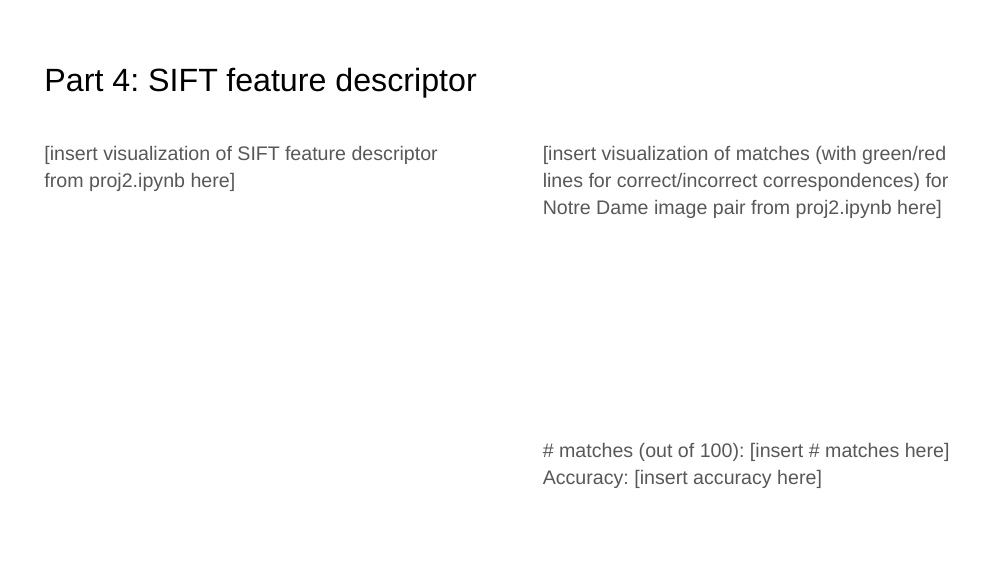
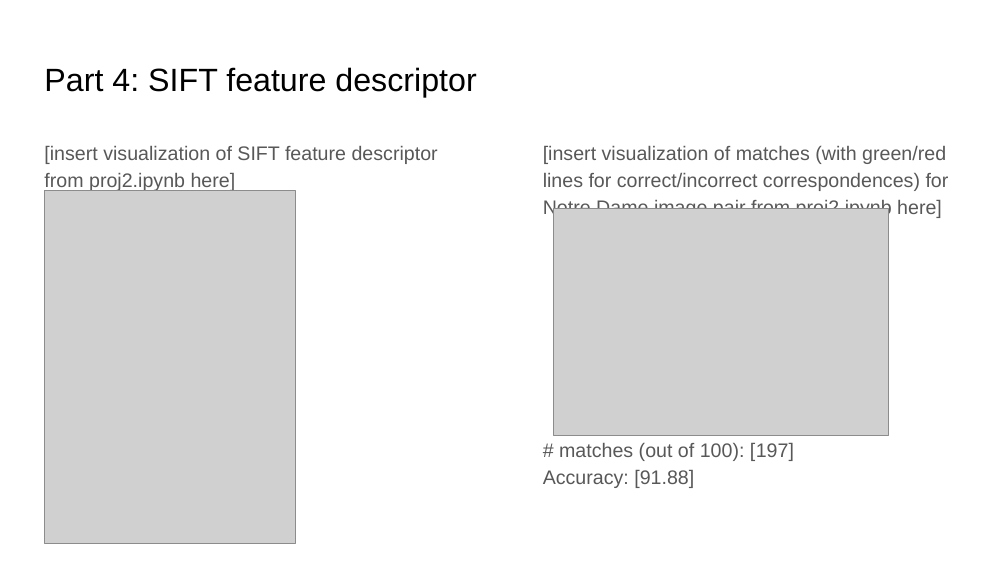
Before and after one commit to m-a-c-e/Computer-Vision, a slide deck: slide 11 of project-2/docs/proj2_report.pptx. Drawn at 1008x567 pixels with LibreOffice and Linux fonts; fonts in the diff are those of the drawing; grey boxes stand for pictures. Boxes give left, top, right and bottom in pixels: in the first picture for what was removed or moved away, otherwise in the second. Text is boxed around its words. In the diff, an @@ line names an element or a change of style, - is before the commit and + after.

Commit message:
finished SIFT descriptor

```diff
--- a/project-2/docs/proj2_report.pptx
+++ b/project-2/docs/proj2_report.pptx
@@ picture added at [44,191,295,543] @@
@@ picture added at [554,209,889,435] @@
@@ text at [543,443,794,488]: text changed @@
-# matches (out of 100): [insert # matches here]
-Accuracy: [insert accuracy here]
+# matches (out of 100): [197]
+Accuracy: [91.88]
```
Also in this commit, not shown: 18 other slides changed, 32 other files.
